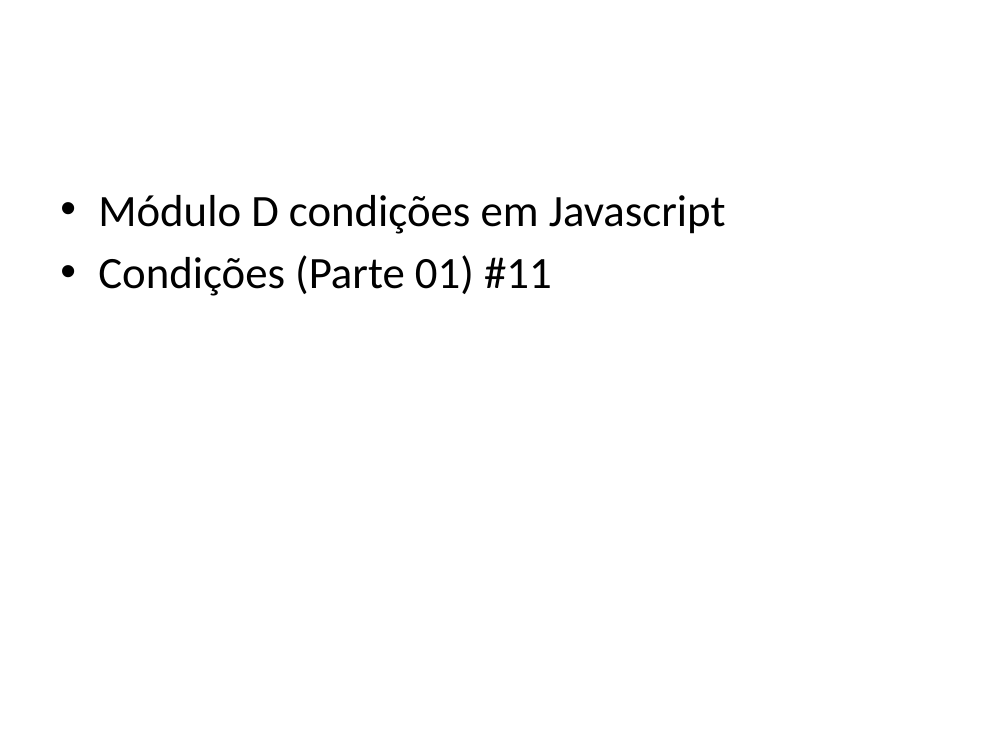
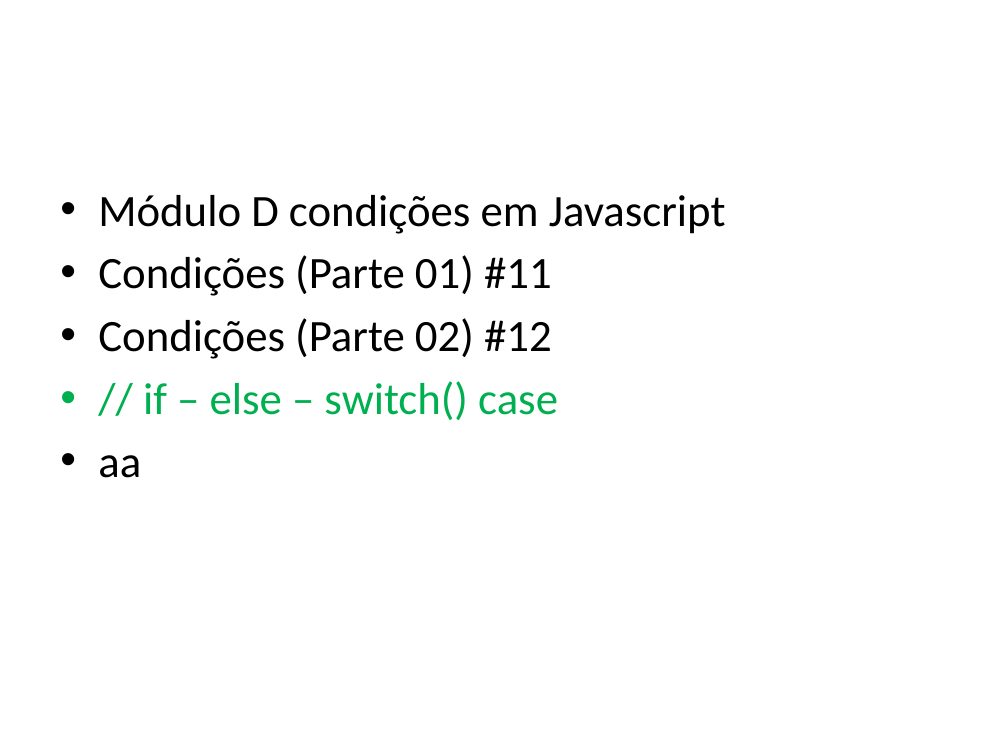
Before and after one commit to Wellingtongu/Cursos-AVD, a slide deck: slide 5 of Documentacao/Documentacao-curso-Javascript.pptx. Drawn at 1008x756 pixels with LibreOffice and Linux fonts; fonts in the diff are those of the drawing; background and template pictures are left out. Boxes give left, top, right and bottom in pixels: in the first picture for what was removed or moved away, otherwise in the second. Text is boxed around its words. In the diff, an @@ line names an element or a change of style, - is before the commit and + after.

```diff
--- a/Documentacao/Documentacao-curso-Javascript.pptx
+++ b/Documentacao/Documentacao-curso-Javascript.pptx
@@ text at <box>98,318,558,478</box>: paragraphs added @@
+• Condições (Parte 02) #12
+• // if – else – switch() case
+• aa
```
Also in this commit, not shown: 1 other file.
